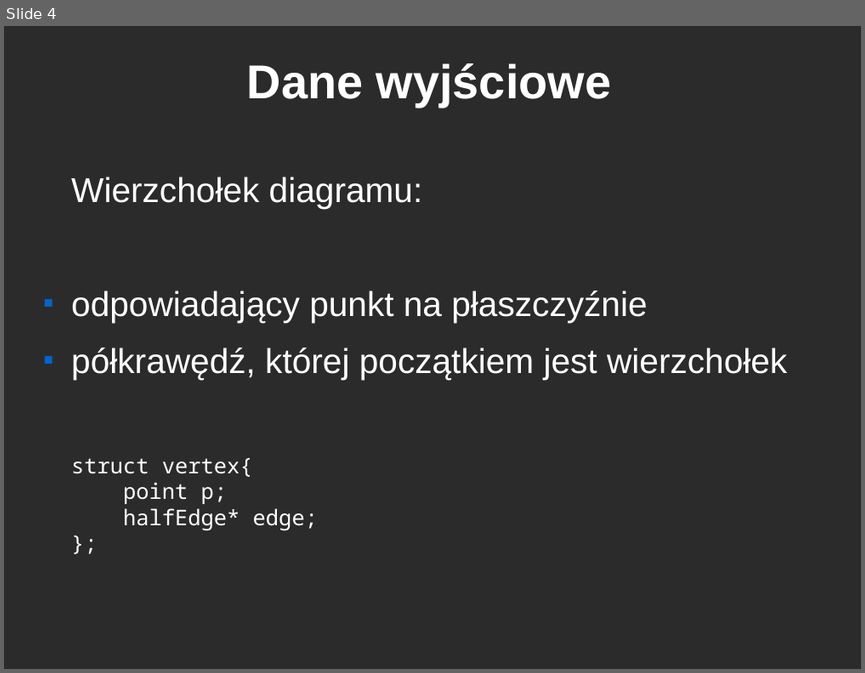
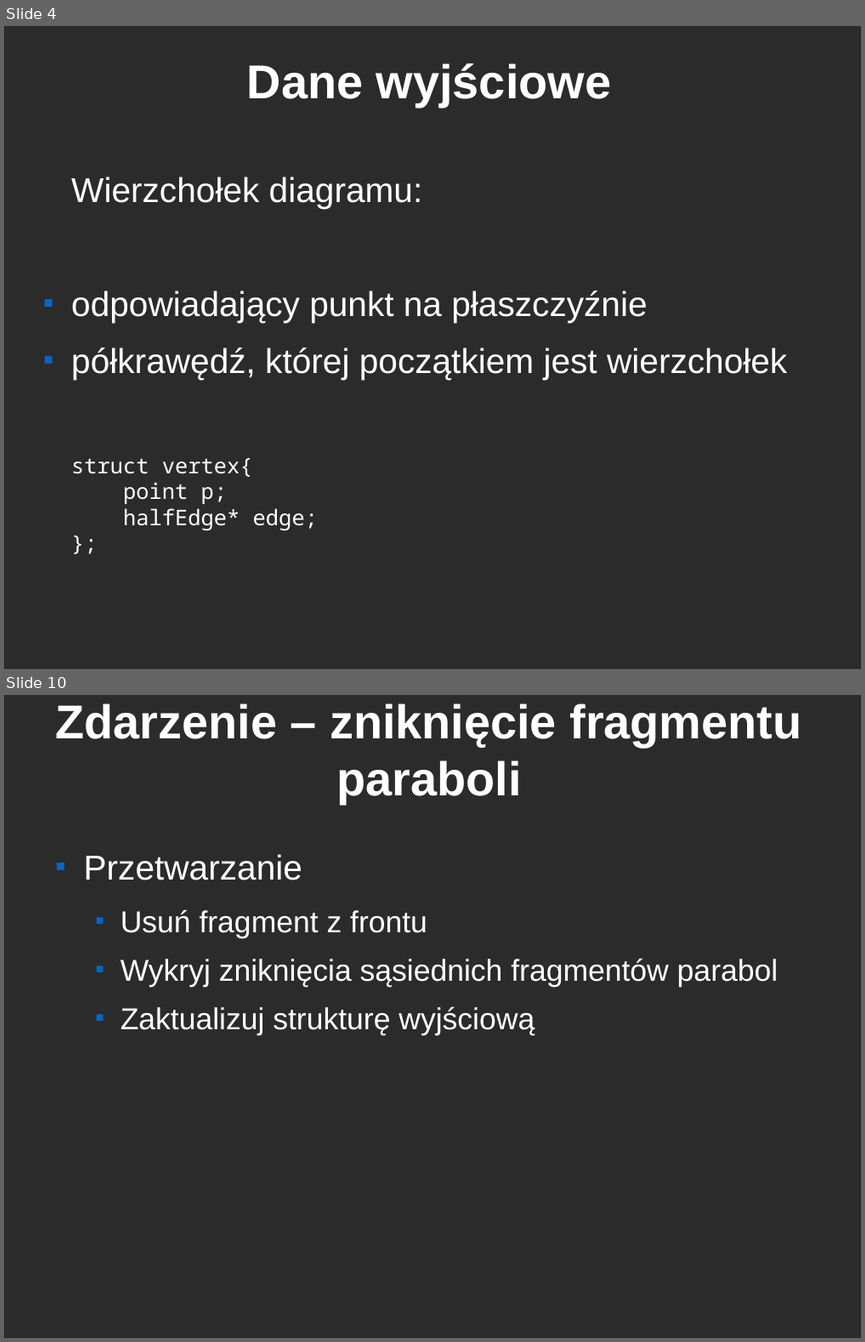
Before and after one commit to ghik/GO, a slide deck: fortune.odp. Shown one above the other, each under a label of ours: slide 4 before the commit, slides 4 and 10 after it; the slides between them are not shown. The pictures are 865x673 and 865x1342 pixels, drawn with LibreOffice and Linux fonts; fonts in the diff are those of the drawing; background and template pictures are left out; a plain dark background stands for a picture behind light text. Boxes give left, top, right and bottom in pixels: in the first picture for what was removed or moved away, otherwise in the second. Text is boxed around its words. In the diff, an @@ line names an element or a change of style, - is before the commit and + after.

```diff
--- a/fortune.odp
+++ b/fortune.odp
@@ slide 10 added at <box>4,695,861,1338</box>, background picture (left out) @@
@@ title added at <box>56,703,801,804</box>, 44 pt, text #FFFFFF, bold @@
+Zdarzenie – zniknięcie fragmentu paraboli
@@ text added at <box>84,854,778,1035</box>, 28 pt, text #FFFFFF @@
+■ Przetwarzanie
+  ■ Usuń fragment z frontu
+  ■ Wykryj zniknięcia sąsiednich fragmentów parabol
+  ■ Zaktualizuj strukturę wyjściową
```
Also in this commit, not shown: 6 other slides added.
